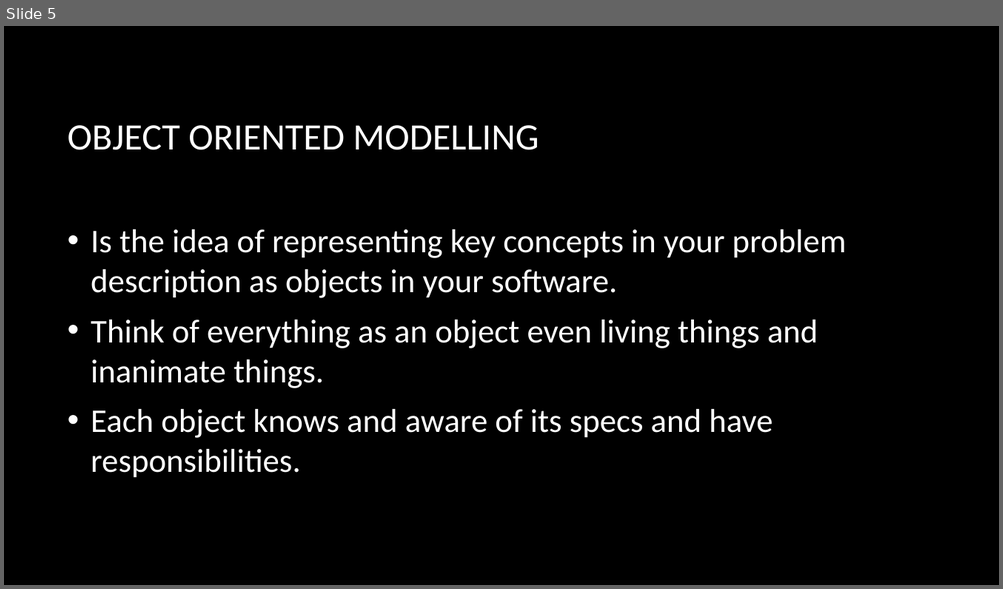
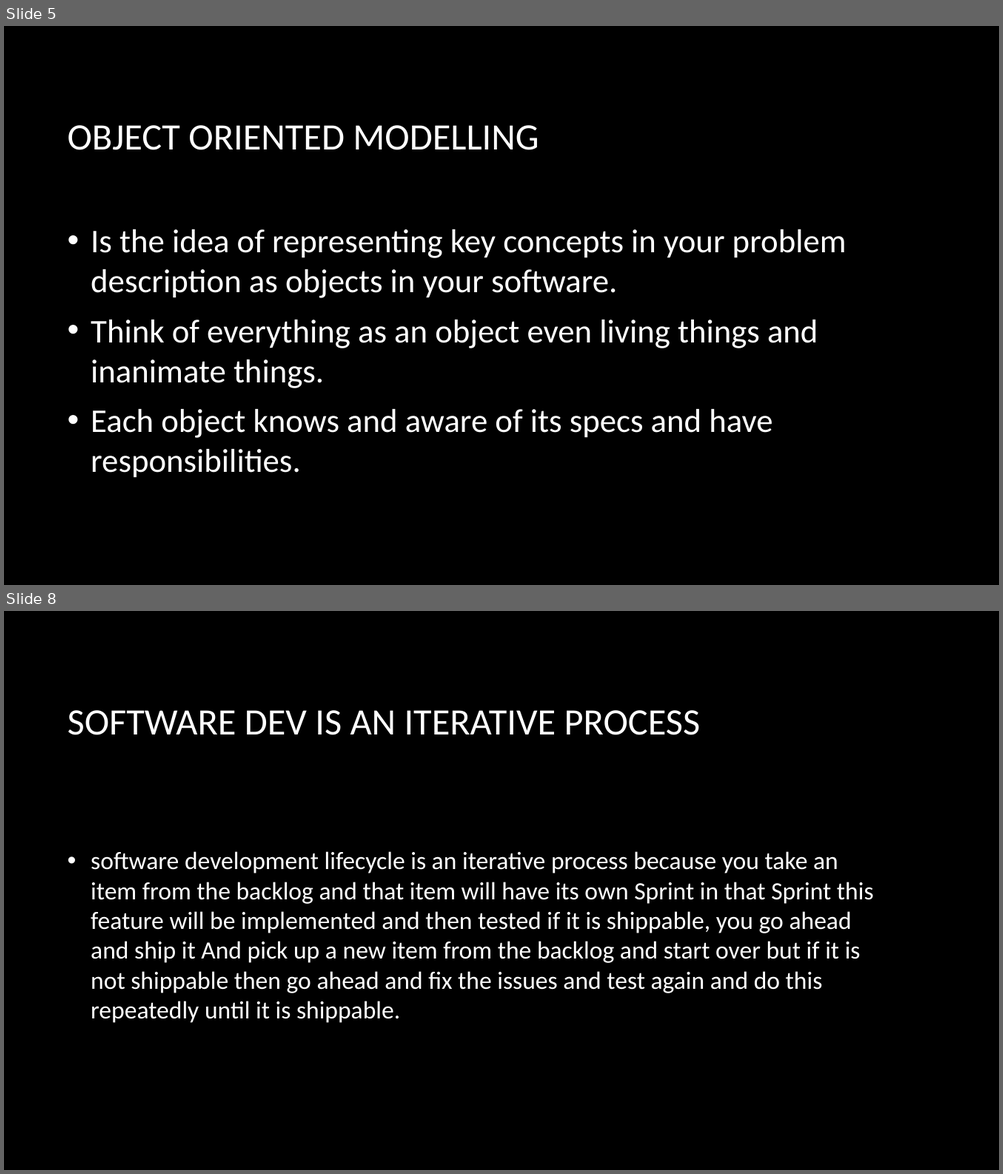
Before and after one commit to ahmedmagdy492/My-Hacking-Tutorails, a slide deck: Study/Object Oriented Design/Week 1 Objectives.pptx. Shown one above the other, each under a label of ours: slide 5 before the commit, slides 5 and 8 after it; the slides between them are not shown. The pictures are 1003x589 and 1003x1174 pixels, drawn with LibreOffice and Linux fonts; fonts in the diff are those of the drawing; background and template pictures are left out. Boxes give left, top, right and bottom in pixels: in the first picture for what was removed or moved away, otherwise in the second. Text is boxed around its words. In the diff, an @@ line names an element or a change of style, - is before the commit and + after.

```diff
--- a/Study/Object Oriented Design/Week 1 Objectives.pptx
+++ b/Study/Object Oriented Design/Week 1 Objectives.pptx
@@ slide 8 added at [4, 611, 999, 1170], background picture (left out) @@
@@ title added at [68, 710, 700, 735], 36 pt, text #FFFFFF @@
+SOFTWARE DEV IS AN ITERATIVE PROCESS
@@ text added at [91, 851, 874, 1023], 24 pt, text #FFFFFF @@
+• software development lifecycle is an iterative process because you take an item from the backlog and that item will have its own Sprint in that Sprint this feature will be implemented and then tested if it is shippable, you go ahead and ship it And pick up a new item from the backlog and start over but if it is not shippable then go ahead and fix the issues and test again and do this repeatedly until it is shippable.
```
Also in this commit, not shown: 8 other slides added, 11 other files.
